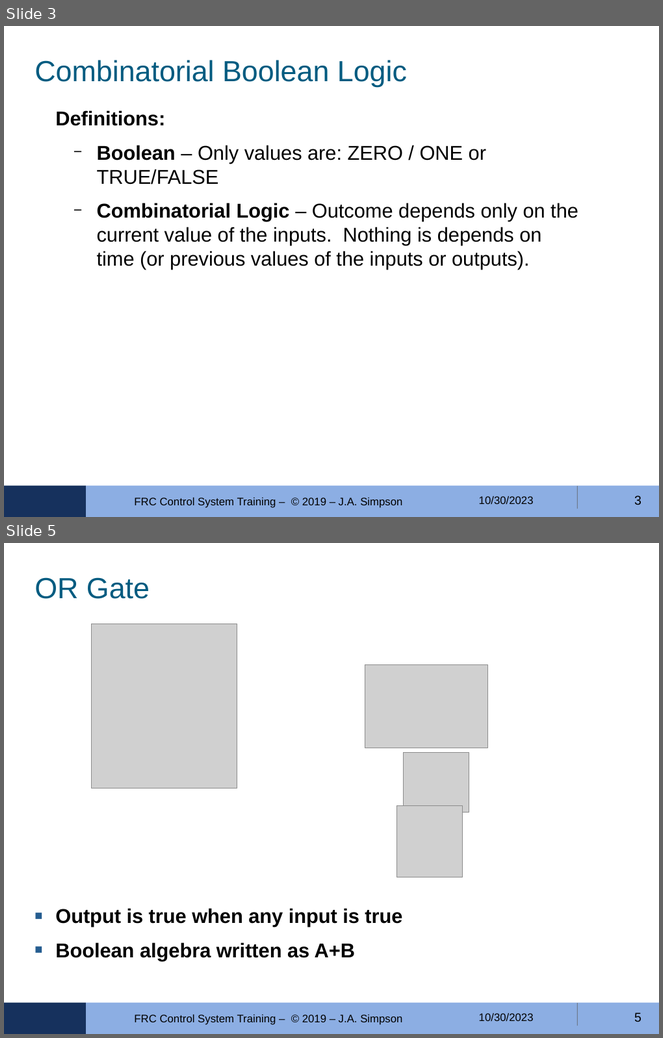
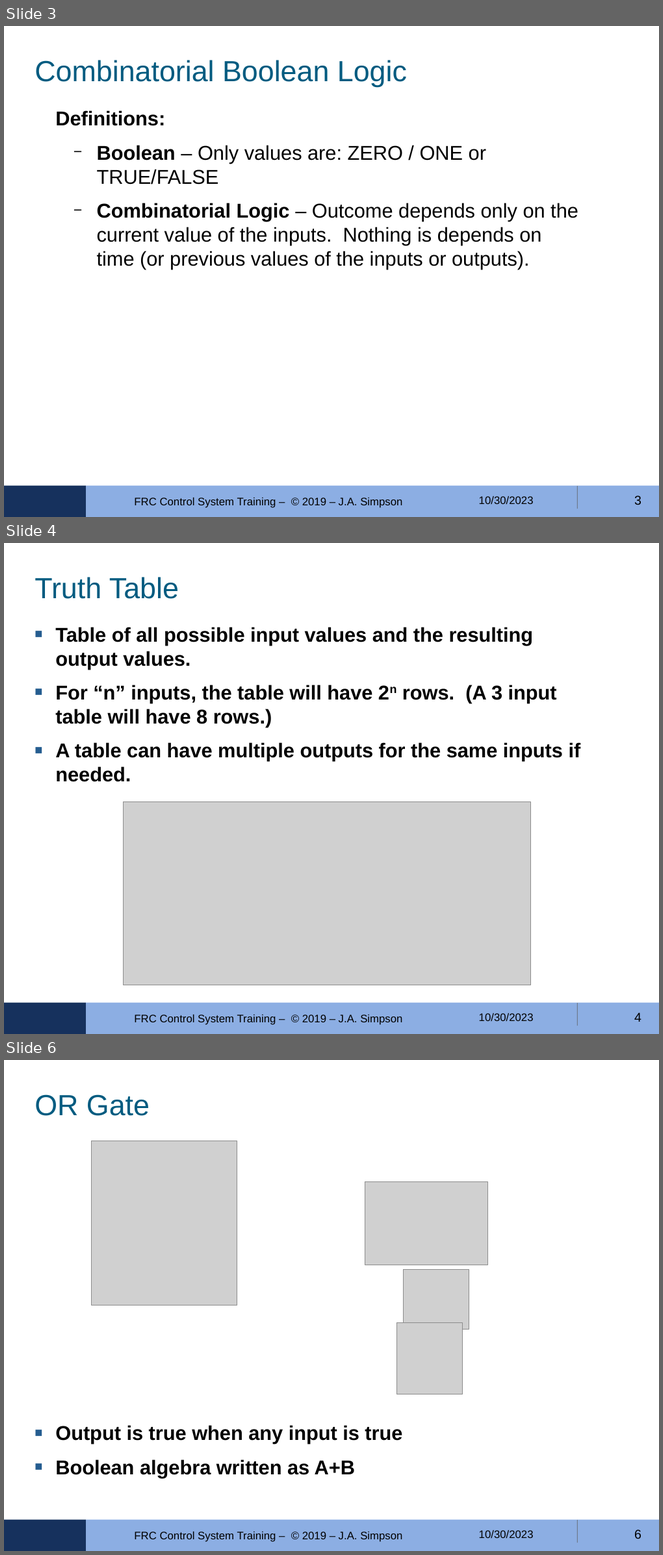
Before and after one commit to FRobotics/2023-RobotCode, a slide deck: Training/ControlLogic-04/FRC-4150-Ctrls-Training-MODULE-04--2023-10-30.odp. Shown one above the other, each under a label of ours: slides 3 and 5 before the commit, slides 3, 4 and 6 after it; the slides between them are not shown. The pictures are 663x1038 and 663x1555 pixels, drawn with LibreOffice and Linux fonts; fonts in the diff are those of the drawing; grey boxes stand for pictures; background and template pictures are left out. Boxes give left, top, right and bottom in pixels: in the first picture for what was removed or moved away, otherwise in the second. Text is boxed around its words. In the diff, an @@ line names an element or a change of style, - is before the commit and + after.

Commit message:
Update Control Logic 4 training

```diff
--- a/Training/ControlLogic-04/FRC-4150-Ctrls-Training-MODULE-04--2023-10-30.odp
+++ b/Training/ControlLogic-04/FRC-4150-Ctrls-Training-MODULE-04--2023-10-30.odp
@@ slide 4 added at bbox=[4, 543, 659, 1034], background #FFFFFF; not listed: 3 template elements that a slide beside it also shows @@
@@ title added at bbox=[35, 577, 179, 599], 32 pt, text #025B80 @@
+Truth Table
@@ text added at bbox=[55, 627, 581, 782], 22 pt, text #000000, bold @@
+■ Table of all possible input values and the resulting output values.
+■ For “n” inputs, the table will have 2n rows. (A 3 input table will have 8 rows.)
+■ A table can have multiple outputs for the same inputs if needed.
@@ picture added at bbox=[123, 802, 530, 985] @@
@@ text added at bbox=[134, 1015, 402, 1025], 12 pt, text #000000 @@
+FRC Control System Training – © 2019 – J.A. Simpson
@@ text added at bbox=[479, 1014, 534, 1021], 12 pt, text #000000 @@
+10/30/2023
@@ page number added at bbox=[634, 1013, 642, 1022], 14 pt, text #000000 @@
+4
@@ what was slide 5 is now slide 6 @@
@@ page number at bbox=[634, 1530, 642, 1540]: text changed @@
-5
+6
```
Also in this commit, not shown: 5 slides changed, 3 other slides added, 3 other files.
